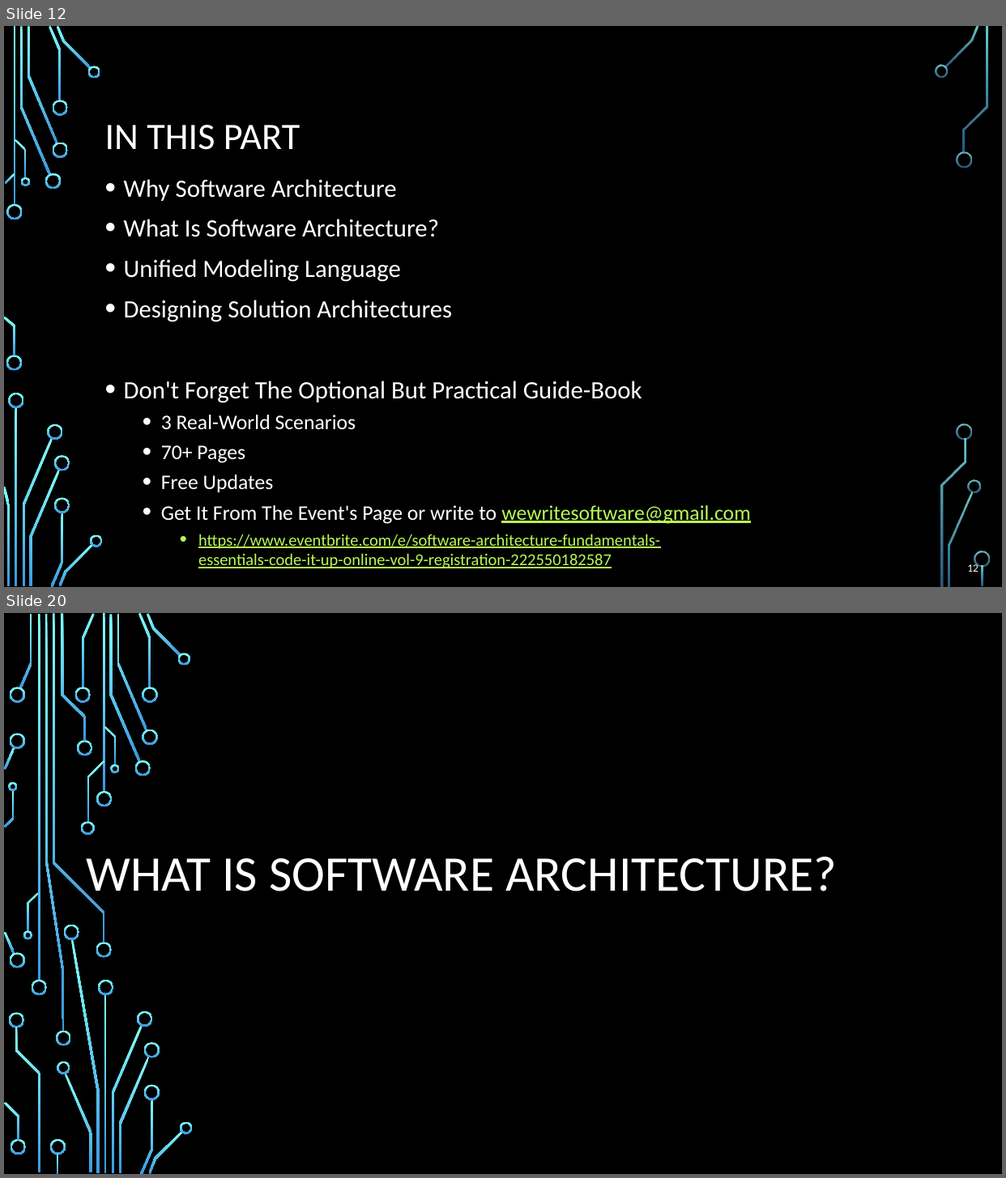
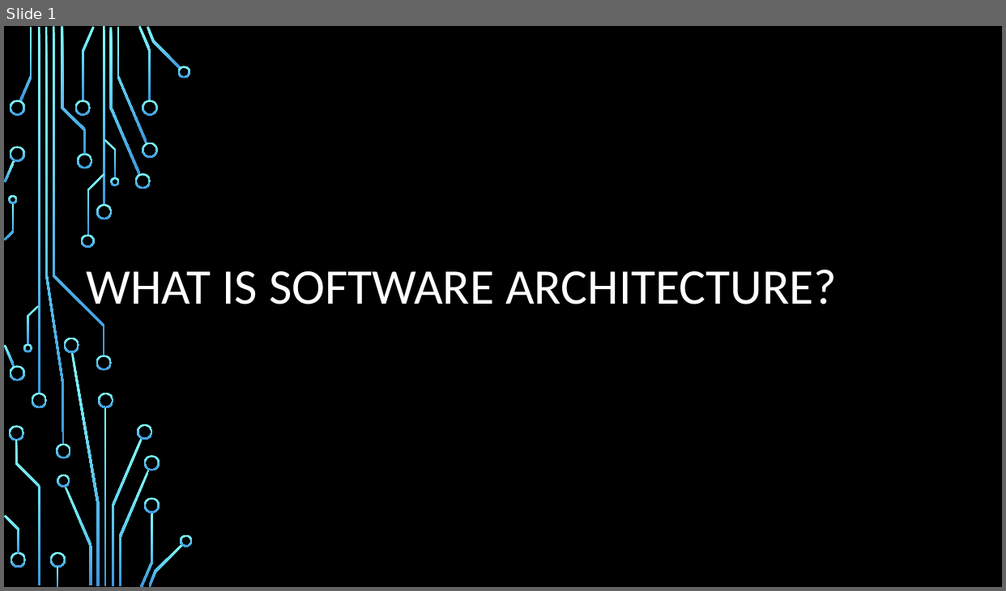
Before and after one commit to profjordanov/doctorate, a slide deck: resources/Software-Architecture-S/Presentation-Part1-Fundamentals-And-Essentials.pptx. Shown one above the other, each under a label of ours: slides 12 and 20 before the commit, slide 1 after it; the slides between them are not shown. The pictures are 1006x1178 and 1006x591 pixels, drawn with LibreOffice and Linux fonts; fonts in the diff are those of the drawing; background and template pictures are left out. Boxes give left, top, right and bottom in pixels: in the first picture for what was removed or moved away, otherwise in the second. Text is boxed around its words. In the diff, an @@ line names an element or a change of style, - is before the commit and + after.

```diff
--- a/resources/Software-Architecture-S/Presentation-Part1-Fundamentals-And-Essentials.pptx
+++ b/resources/Software-Architecture-S/Presentation-Part1-Fundamentals-And-Essentials.pptx
@@ slide 12 removed at bbox=[4, 26, 1002, 587], background picture (left out) @@
@@ title removed at bbox=[105, 125, 300, 150] @@
-IN THIS PART
@@ text removed at bbox=[124, 179, 750, 569] @@
-• Why Software Architecture
-• What Is Software Architecture?
-• Unified Modeling Language
-• Designing Solution Architectures
-• Don't Forget The Optional But Practical Guide-Book
-  • 3 Real-World Scenarios
-  • 70+ Pages
-  • Free Updates
-  • Get It From The Event's Page or write to wewritesoftware@gmail.com
-    • https://www.eventbrite.com/e/software-architecture-fundamentals-
-      essentials-code-it-up-online-vol-9-registration-222550182587
@@ page number removed at bbox=[967, 563, 978, 572] @@
-12
@@ group removed at bbox=[4, 26, 990, 587]: 33 freeform shapes, 3 rectangles @@
@@ what was slide 20 is now slide 1 @@
```
Also in this commit, not shown: 18 other slides removed, 1 other file.
